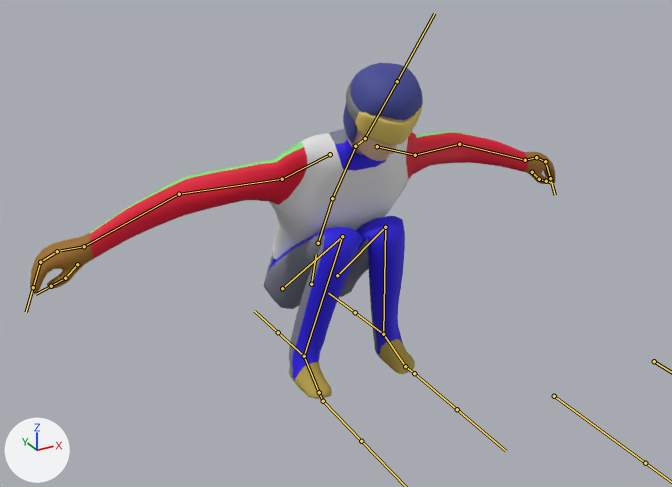
The FBX model Assets/Models/Characters/jumper.fbx as it was, and as the next commit left it.
Before and after are seen from a 50 mm lens placed at (-1.105, -2.104, 1.343), pointed at (-0.04, -0.168, 0.375). The lights are fixed; the arrows at lower left show +X, +Y and +Z. Both versions are drawn at frame 1 of the action 'Armature|CubeAction'; the numbers are the values there. The bones that bend it are drawn over the model as lines.

In view in the first picture: 'Cube', 'Goggles', 'Helmet'.
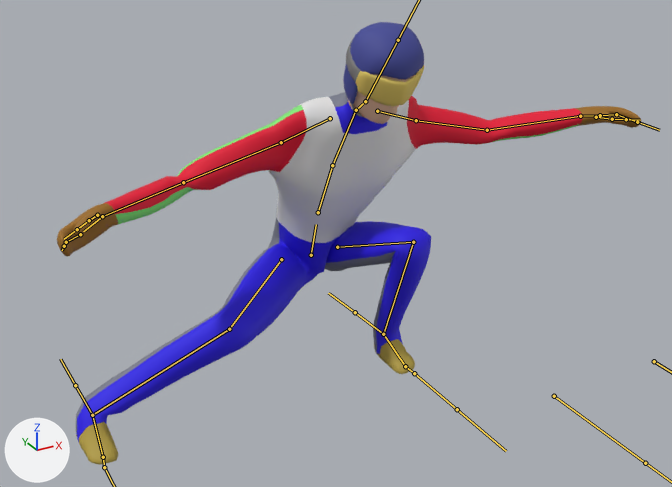
Changed parts and their boxes [x1, y1, x2, y2] in the pictures (672 x 487 px):
```json
{"object": "Cube", "change": "posed", "before": [30, 115, 556, 399], "after": [57, 75, 641, 465], "on screen": "11% wider, 37% taller"}
{"object": "Helmet", "change": "posed", "before": [343, 63, 423, 155], "after": [343, 22, 424, 118]}
{"object": "Goggles", "change": "posed", "before": [346, 79, 423, 146], "after": [346, 39, 424, 106]}
{"bone": "Hips", "before": "(311, 284) to (316, 254)", "after": "(311, 255) to (316, 224)"}
{"bone": "Upper Arm.L", "before": "(415, 155) to (459, 144)", "after": "(416, 120) to (487, 130)"}
{"bone": "Lower Arm.L", "before": "(459, 144) to (525, 160)", "after": "(487, 130) to (580, 116)"}
{"bone": "Upper Arm.R", "before": "(282, 179) to (179, 194)", "after": "(281, 142) to (183, 182)"}
{"bone": "Lower Arm.R", "before": "(179, 194) to (84, 246)", "after": "(183, 182) to (102, 216)"}
{"bone": "Upper Leg.L", "before": "(337, 275) to (385, 227)", "after": "(337, 247) to (413, 242)"}
{"bone": "Lower Leg.L", "before": "(385, 227) to (383, 334)", "after": "(413, 242) to (383, 334)"}
{"bone": "Upper Leg.R", "before": "(282, 288) to (342, 236)", "after": "(281, 259) to (229, 329)"}
{"bone": "Lower Leg.R", "before": "(342, 236) to (304, 356)", "after": "(229, 329) to (92, 415)"}
{"bone": "Foot.R", "before": "(304, 356) to (319, 392)", "after": "(92, 415) to (103, 457)"}
{"bone": "Leg IK.R", "before": "(304, 356) to (278, 332)", "after": "(92, 415) to (75, 385)"}
```

The change, as JSON lines over the scene's bpy script:
```json
{"block": "bone_hips", "where": "bone_hips = bpy.data.objects['Armature'].pose.bones['Hips']"}
{"op": "set", "path": "bone_hips.location", "old": "(0.0, -0.706, 0.018)", "new": "(0.0, -0.614, 0.01)"}
{"block": "bone_upper_arm_l", "where": "bone_upper_arm_l = bpy.data.objects['Armature'].pose.bones['Upper Arm.L']  # child of 'Shoulder.L'"}
{"op": "set", "path": "bone_upper_arm_l.rotation_quaternion", "old": "(0.94, -0.034, -0.127, 0.314)", "new": "(0.883, 0.221, -0.258, 0.326)", "note": "degrees (-8, -13, 38) -> degrees (16, -37, 35)"}
{"block": "bone_lower_arm_l", "where": "bone_lower_arm_l = bpy.data.objects['Armature'].pose.bones['Lower Arm.L']  # child of 'Upper Arm.L'"}
{"op": "set", "path": "bone_lower_arm_l.rotation_quaternion", "old": "(0.998, -0.004, 0.007, 0.059)", "new": "(0.918, 0.111, -0.323, 0.202)", "note": "degrees (0, 1, 7) -> degrees (5, -40, 23)"}
{"block": "bone_upper_arm_r", "where": "bone_upper_arm_r = bpy.data.objects['Armature'].pose.bones['Upper Arm.R']  # child of 'Shoulder.R'"}
{"op": "set", "path": "bone_upper_arm_r.rotation_quaternion", "old": "(0.94, -0.034, 0.127, -0.314)", "new": "(0.913, 0.152, 0.063, -0.373)", "note": "degrees (-8, 13, -38) -> degrees (14, 13, -43)"}
{"block": "bone_lower_arm_r", "where": "bone_lower_arm_r = bpy.data.objects['Armature'].pose.bones['Lower Arm.R']  # child of 'Upper Arm.R'"}
{"op": "set", "path": "bone_lower_arm_r.rotation_quaternion", "old": "(0.998, -0.004, -0.007, -0.059)", "new": "(0.622, 0.189, 0.737, -0.185)", "note": "degrees (0, -1, -7) -> degrees (13, 99, -18)"}
{"block": "bone_upper_leg_l", "where": "bone_upper_leg_l = bpy.data.objects['Armature'].pose.bones['Upper Leg.L']  # child of 'Hips'"}
{"op": "set", "path": "bone_upper_leg_l.rotation_quaternion", "old": "(0.303, 0.928, 0.079, 0.2)", "new": "(0.465, 0.867, 0.057, 0.169)", "note": "degrees (141, -19, 16) -> degrees (122, -14, 15)"}
{"block": "bone_lower_leg_l", "where": "bone_lower_leg_l = bpy.data.objects['Armature'].pose.bones['Lower Leg.L']  # child of 'Upper Leg.L'"}
{"op": "set", "path": "bone_lower_leg_l.rotation_quaternion", "old": "(-0.32, 0.912, 0.0, 0.257)", "new": "(-0.387, 0.888, 0.0, 0.251)", "note": "degrees (-139, -28, -11) -> degrees (-130, -26, -12)"}
{"block": "bone_foot_l", "where": "bone_foot_l = bpy.data.objects['Armature'].pose.bones['Foot.L']  # child of 'Lower Leg.L'"}
{"op": "set", "path": "bone_foot_l.rotation_quaternion", "old": "(0.989, 0.088, -0.093, 0.071)", "new": "(0.976, 0.178, -0.048, 0.113)", "note": "degrees (9, -11, 7) -> degrees (20, -8, 12)"}
{"block": "bone_upper_leg_r", "where": "bone_upper_leg_r = bpy.data.objects['Armature'].pose.bones['Upper Leg.R']  # child of 'Hips'"}
{"op": "set", "path": "bone_upper_leg_r.rotation_quaternion", "old": "(0.303, 0.928, -0.079, -0.2)", "new": "(0.665, 0.435, -0.108, -0.598)", "note": "degrees (141, 19, -16) -> degrees (50, 22, -74)"}
{"block": "bone_lower_leg_r", "where": "bone_lower_leg_r = bpy.data.objects['Armature'].pose.bones['Lower Leg.R']  # child of 'Upper Leg.R'"}
{"op": "set", "path": "bone_lower_leg_r.rotation_quaternion", "old": "(-0.32, 0.912, 0.0, -0.257)", "new": "(0.863, -0.486, 0.0, 0.137)", "note": "degrees (-139, 28, 11) -> degrees (-58, 8, 14)"}
{"block": "bone_foot_r", "where": "bone_foot_r = bpy.data.objects['Armature'].pose.bones['Foot.R']  # child of 'Lower Leg.R'"}
{"op": "set", "path": "bone_foot_r.rotation_quaternion", "old": "(0.989, 0.088, 0.093, -0.071)", "new": "(0.867, 0.072, 0.392, 0.299)", "note": "degrees (9, 11, -7) -> degrees (28, 40, 48)"}
{"block": "bone_leg_ik_r", "where": "bone_leg_ik_r = bpy.data.objects['Armature'].pose.bones['Leg IK.R']"}
{"op": "set", "path": "bone_leg_ik_r.location", "old": "(0.0, -0.184, -0.022)", "new": "(-0.577, -0.184, -0.022)"}
```
